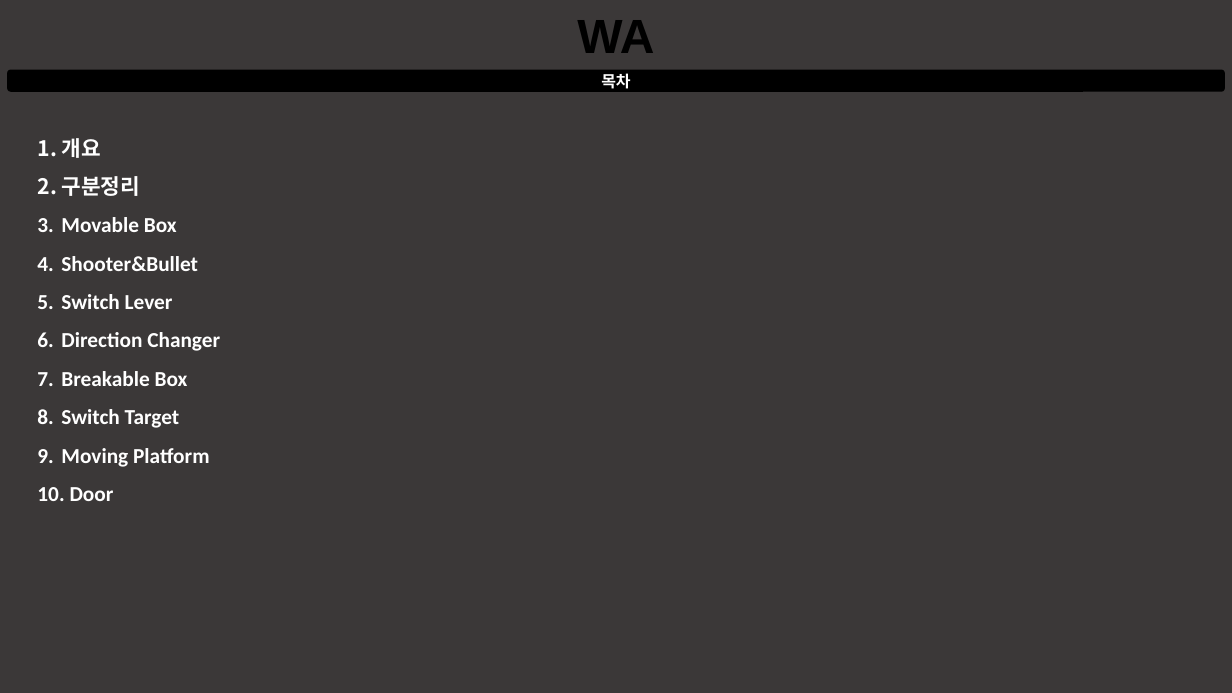
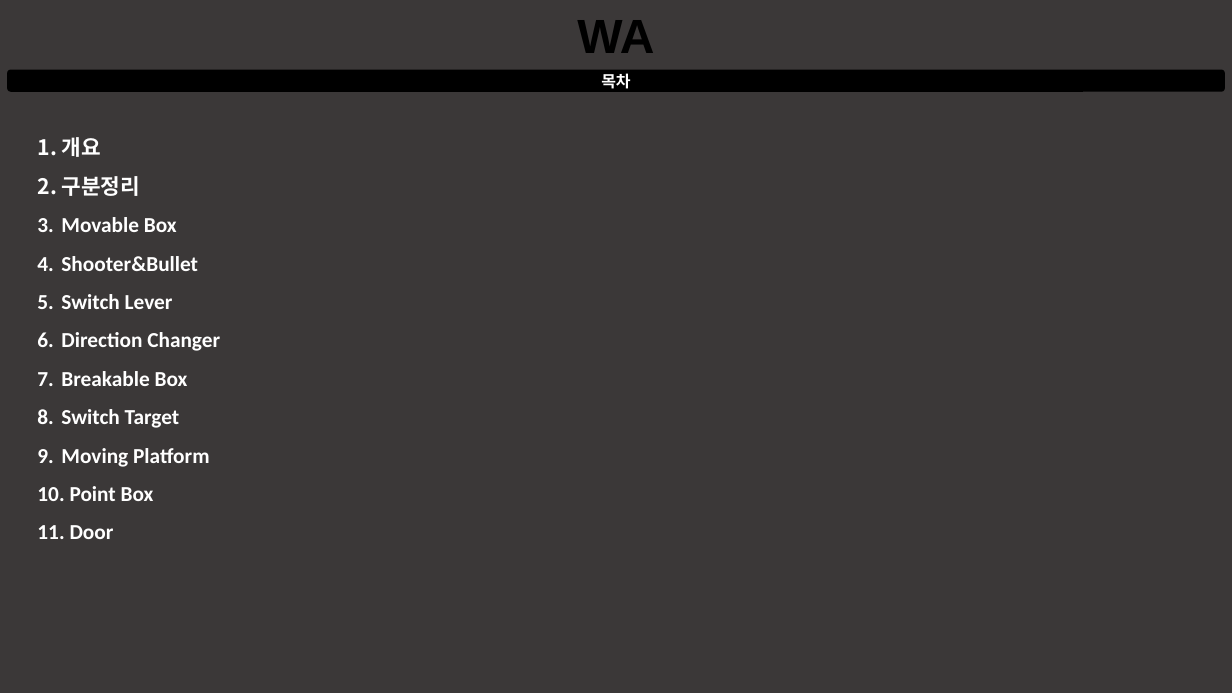
Before and after one commit to taeseongeom/WA, a slide deck: slide 2 of 기획서/신버전/퍼즐 기획.pptx. Drawn at 1232x693 pixels with LibreOffice and Linux fonts; fonts in the diff are those of the drawing. Boxes give left, top, right and bottom in pixels: in the first picture for what was removed or moved away, otherwise in the second. Text is boxed around its words. In the diff, an @@ line names an element or a change of style, - is before the commit and + after.

```diff
--- a/기획서/신버전/퍼즐 기획.pptx
+++ b/기획서/신버전/퍼즐 기획.pptx
@@ text at [70,486,154,501]: paragraph added @@
+10. Point Box
```
Also in this commit, not shown: 1 other slide changed, 1 slide added, 16 other files.
